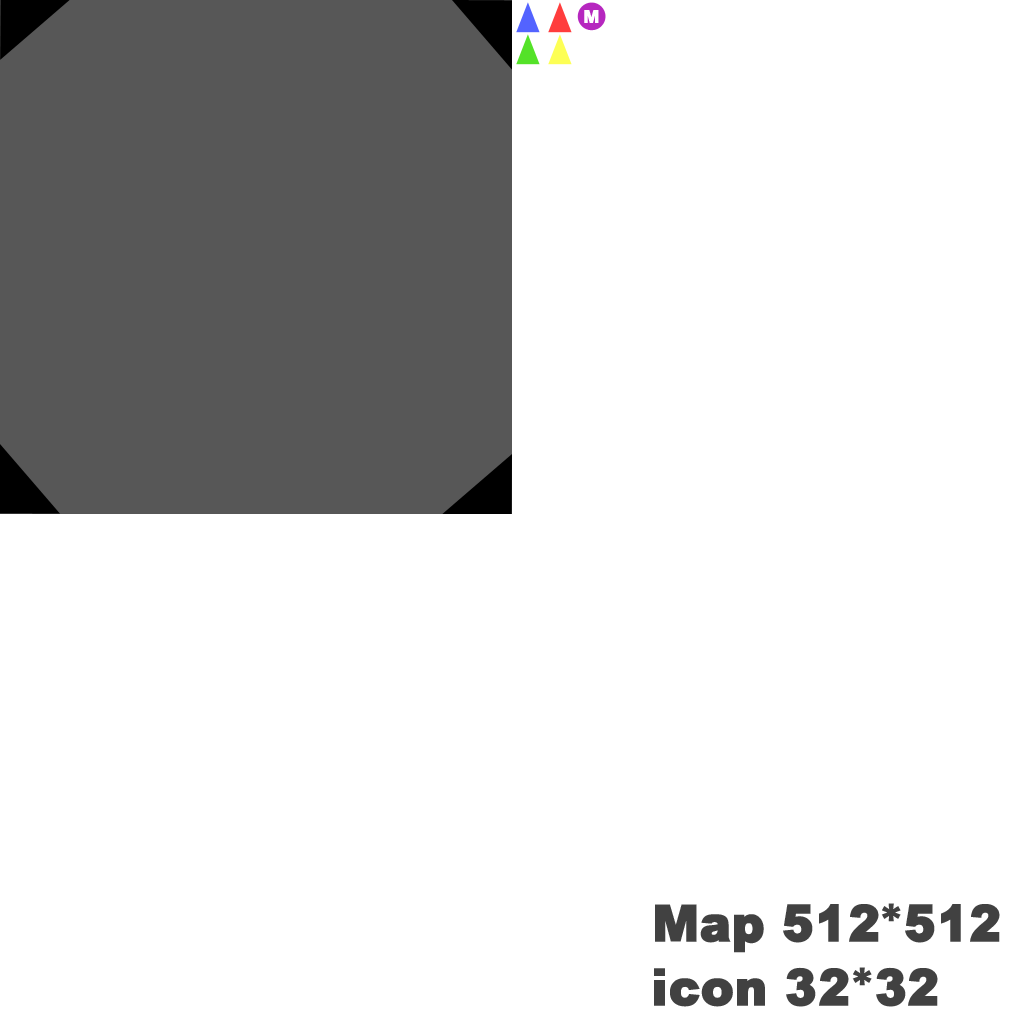
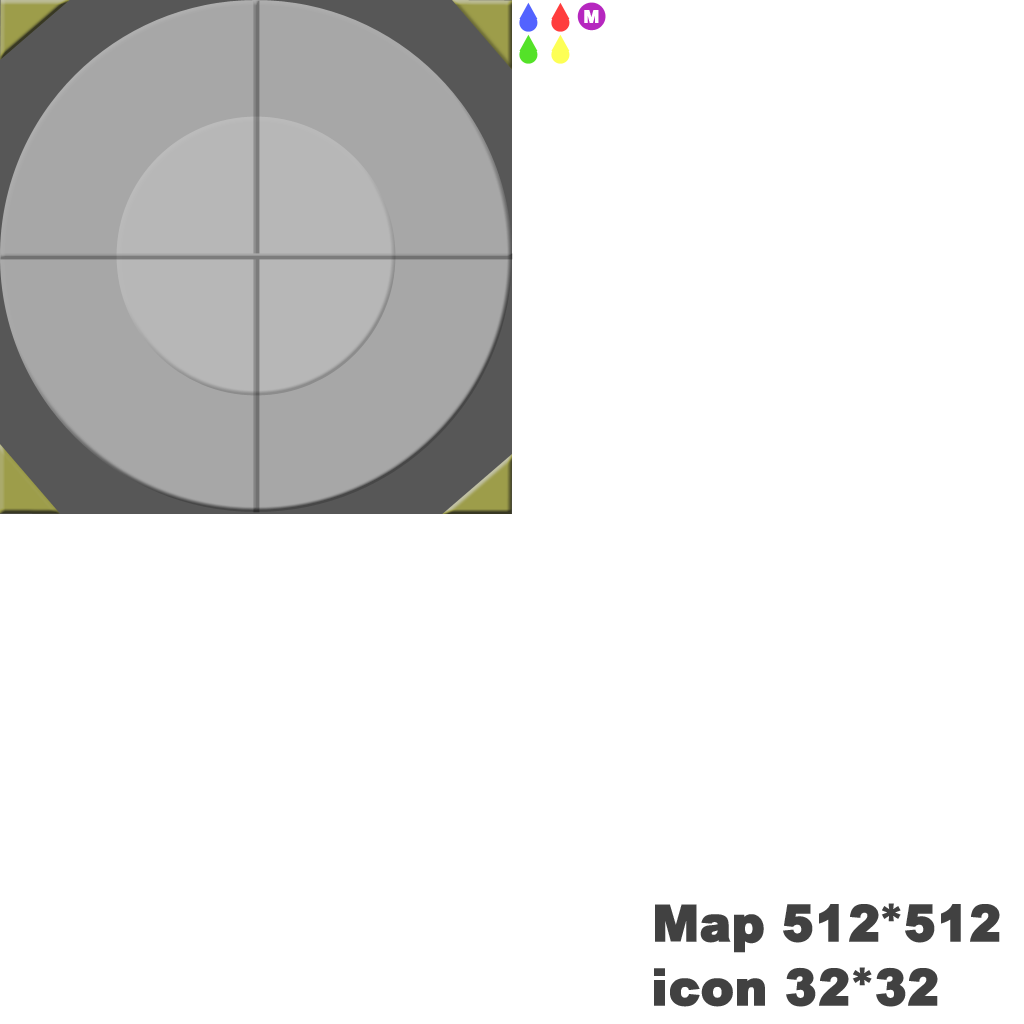
Layered file, before and after one edit (1024px x 1024px). Changes by layer:
added layer "シェイプ 10 のコピー 2" (32%) above "シェイプ 9 のコピー" over [0, 0, 513, 513]
added layer "シェイプ 9 のコピー" (25%) above "シェイプ 9" over [116, 116, 396, 396]
added layer "シェイプ 9" (55%) above "M" over [0, 0, 512, 512]
hid "シェイプ 7 のコピー 2" over [548, 34, 572, 65]
hid "シェイプ 7 のコピー" over [548, 2, 572, 33]
hid "シェイプ 7 のコピー 3" over [516, 34, 540, 65]
added layer "シェイプ 11 のコピー 3" above "シェイプ 11 のコピー 2" over [551, 34, 570, 64]
added layer "シェイプ 11 のコピー 2" above "シェイプ 11 のコピー" over [519, 34, 538, 64]
added layer "シェイプ 11 のコピー" above "シェイプ 11" over [551, 2, 570, 32]
added layer "シェイプ 11" above "シェイプ 7" over [519, 2, 538, 32]
hid "シェイプ 7" over [516, 2, 540, 33]
"シェイプ 6 のコピー 3": opacity 100% → 75%, painted on it over [0, 0, 512, 514]
removed layer "シェイプ 6 のコピー 2" from group "グループ 2" over [0, 0, 70, 60]
removed layer "シェイプ 6 のコピー" from group "グループ 2" over [452, 0, 512, 70]
removed layer "シェイプ 6" from group "グループ 2" over [442, 454, 512, 514]
